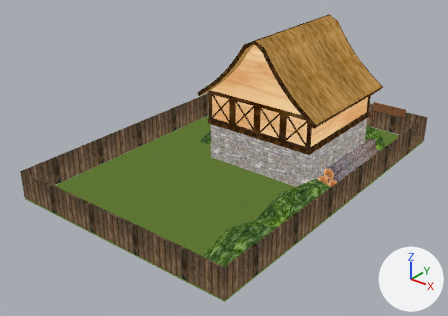
Renders of the glTF model assets/models/objects/casa_model01.glb from each side of a commit.
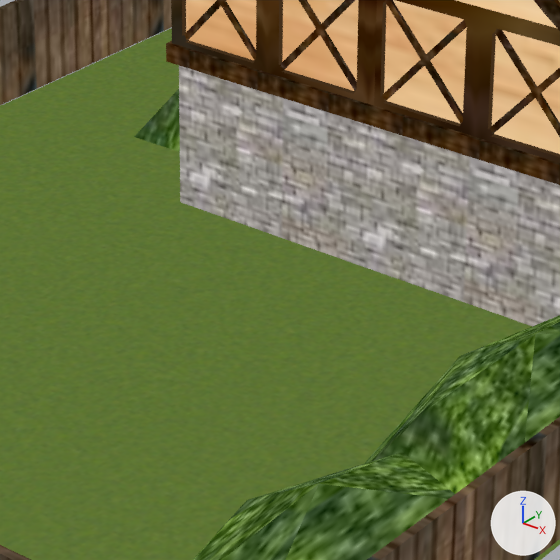
There are two pictures of each version: one whole from a 50 mm camera at (17.18, -23.02, 14.44) aimed at (-0.05, -1.48, 1.09), one close up on the part from 37% to 67% of the width and 34% to 77% of the height. Lighting does not change. The marker at lower right points along +X, +Y and +Z. The older version's two pictures come first. Where no turn or scale is listed for an object, it has been applied to the vertices.

Before the edit, the objects in view are built like this:
```python
me_cube_011 = bpy.data.meshes.new('Cube.011')
me_cube_011.from_pydata(...)  # 572 vertices, 1072 faces; spans x -3.05..3.05, y -3.05..3.05, z -0.97..0.79
# faces by material slot: [1060, 12]
me_cube_011.materials.append(mat_wood01)
me_cube_011.materials.append(mat_casa_pared2)
me_cube_018 = bpy.data.meshes.new('Cube.018')
me_cube_018.from_pydata(...)  # 40 vertices, 48 faces; spans x -3.0..3.0, y -2.87..2.87, z 0.79..3.77
me_cube_018.materials.append(mat_casa_pared2)
me_cube_019 = bpy.data.meshes.new('Cube.019')
me_cube_019.from_pydata(...)  # 30 vertices, 32 faces; spans x -3.0..3.0, y -2.87..2.87, z -2.97..-0.97
me_cube_019.materials.append(mat_casa_pared1)
ob_cube = bpy.data.objects.new('Cube', me_cube_011)
ob_cube.location = (1.02, 2.69, 3.04)
ob_cube_002 = bpy.data.objects.new('Cube.002', me_cube_018)
ob_cube_002.location = (1.02, 2.69, 3.04)
ob_cube_003 = bpy.data.objects.new('Cube.003', me_cube_019)
ob_cube_003.location = (1.02, 2.69, 3.04)
# also in view: 'Icosphere.002' at (4.8, -2.47, 0.83); 'espacio_lotes.003' at (0.0, 0.0, 0.0); 'Icosphere.003' at (-2.73, 3.26, 0.83); 'espacio_lotes.001' at (0.0, 0.0, 0.76); 'Icosphere.001' at (4.8, -6.57, 0.83)
```
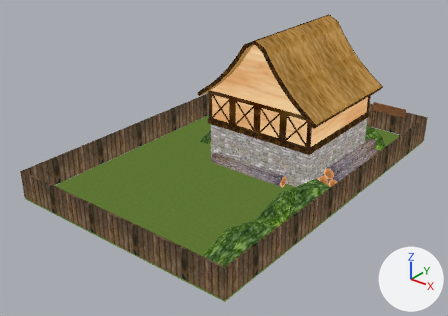
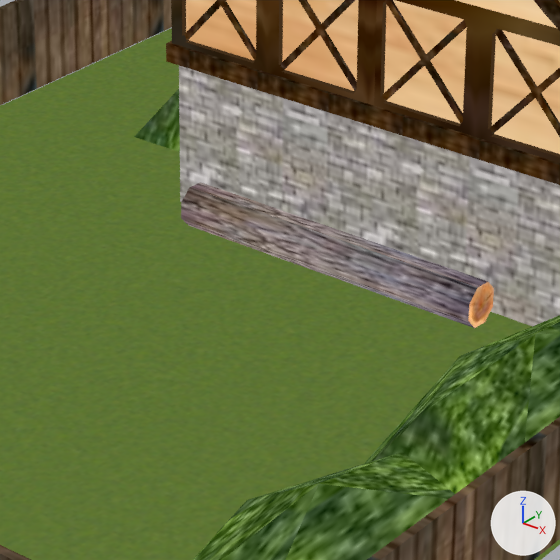
Changed parts and their boxes [x1, y1, x2, y2] in the close-ups (560 x 560 px):
'Circle.007', added
    after: [181, 182, 494, 328]

What changed in the scene script:
```text
Add ob_circle_007:
    ob_circle_007 = bpy.data.objects.new('Circle.007', me_circle)
    ob_circle_007.location = (-1.53, -0.42, 0.27)
    ob_circle_007.rotation_euler = (1.571, 0.436, 1.571)  # degrees (90, 25, 90)
    ob_circle_007.scale = (0.285, 0.285, 0.285)
```
